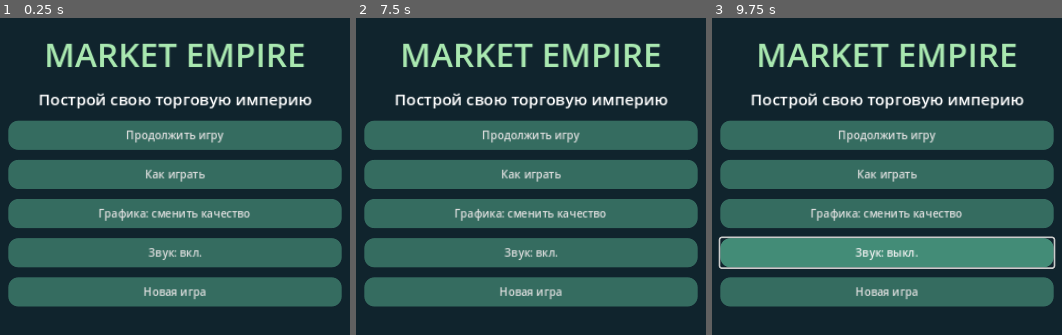
Above: before the commit, frames 1-3 (left to right).
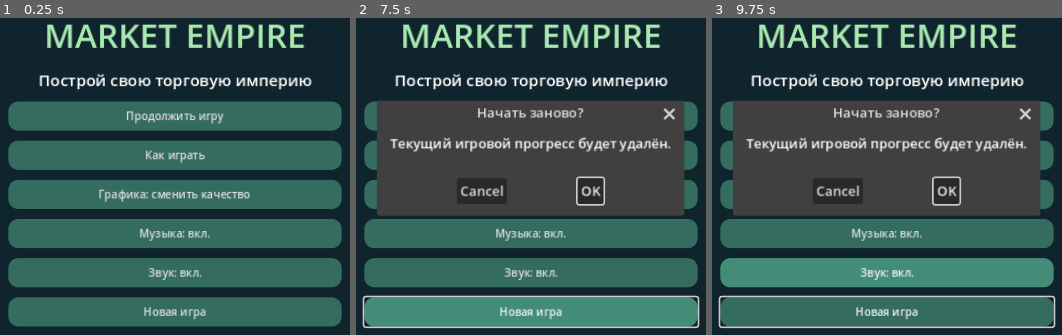
Above: after the commit, the same moments.

Repository: Denis-create-boop/mobile_game
Game: Godot game, scene res://main.tscn
Same seed, same stepped clock (60 frames per second), same inputs: the game is played once before the commit and once after it.
Inputs (mouse positions are in pixels of both pictures, inside the frame that each line leads up to):
- Up to frame 1 (0.25 s): no input
- Up to frame 2 (7.5 s): click "Местный · 6 сек." at 0.5 s; click "Хлеб 8/12 | склад 5 | +5 за 60" at 1.25 s; click (outside the picture) at 2 s, where only the run after the commit has a clickable "Разгрузить / пополнить вручную"; click "Молоко 8/12 | склад 5 | +5 за…" at 2.75 s; click (outside the picture) at 3.5 s, where only the run after the commit has a clickable "Показать все товары"; click "Яблоки 8/12 | склад 5 | +5 за…" at 4.25 s; click "Открыть магазин" at 5 s; click "Меню" at 5.75 s; click "Сохранить" at 6.5 s; click (513, 322) at 7.25 s, where only the run before the commit has a clickable "Поворот влево"
- Up to frame 3 (9.75 s): click (981, 322) at 8 s, where only the run before the commit has a clickable "Поворот вправо"; click "Сброс" at 8.75 s; click "Звук: вкл." at 9.5 s

The runs differ from the first frame. In frame 1, 48% of the frame differs, in the area x 2-98%, y 1-98%; in frame 2, 64%; in frame 3, 67%, in the area x 1-99%, y 1-98%.

Commit message:
Improve rendering with procedural tile material, landscaping, audio and compact catalog

Diff:
--- a/main.gd
+++ b/main.gd
@@ -68,6 +68,11 @@
 var hud: Label
 var hint: Label
 var shop_rows: Array[Button] = []
+var show_locked: bool = false
+var filter_button: Button
+var stock_status: Label
+var music: AudioStreamPlayer
+var music_enabled: bool = true
 var upgrade: Button
 var hire: Button
 var open_button: Button
@@ -87,6 +92,7 @@
 		add_cleaner()
 	build_ui()
 	setup_sound()
+	setup_music()
 	refresh()
 	show_menu()
 
@@ -162,10 +168,11 @@
 	var side = tab_page("Товары")
 	label(side, "ПОСТАВКИ · ПОЛКА / СКЛАД", 15)
 	supplier_button=button(side,"",switch_supplier)
+	info = label(side, "", 13)
+	button(side, "Разгрузить / пополнить вручную", manual_load)
+	filter_button=button(side,"",toggle_catalog)
 	for i in range(GOODS.size()):
 		shop_rows.append(button(side, "", buy.bind(i)))
-	info = label(side, "", 13)
-	button(side, "Разгрузить / пополнить вручную", manual_load)
 	side = tab_page("Стройка")
 	label(side, "РАЗМЕЩЕНИЕ ОБОРУДОВАНИЯ", 14)
 	label(side, "Выберите товар, затем место в зале.", 12)
@@ -201,8 +208,8 @@
 	button(toolbar, "Сохранить", save_game)
 	button(toolbar, "−", func(): visual.zoom(1.15))
 	button(toolbar, "+", func(): visual.zoom(0.87))
-	button(toolbar, "Поворот влево", func(): visual.rotate_view(-1))
-	button(toolbar, "Поворот вправо", func(): visual.rotate_view(1))
+	button(toolbar, "↶", func(): visual.rotate_view(-1))
+	button(toolbar, "↷", func(): visual.rotate_view(1))
 	button(toolbar, "Обзор", func(): visual.overview())
 	button(toolbar, "Сброс", func(): visual.reset_view())
 	hint = label(root, "", 16)
@@ -273,7 +280,9 @@
 
 func refresh():
 	hud.text = "Баланс %d мон.   Ур. %d   Продано %d" % [cash, level, sold]
+	filter_button.text="Показать все товары" if not show_locked else "Только открытые товары"
 	for i in range(GOODS.size()):
+		shop_rows[i].visible=show_locked or shelf_levels[i]>0
 		shop_rows[i].text = "%s %d/%d | склад %d | +5 за %d" % [GOODS[i],stock[i],capacity(i),storage[i],supplier_cost(i)*5]
 		shop_rows[i].disabled = shelf_levels[i]==0 or cash < supplier_cost(i)*5 or storage[i]+delivery[i]+incoming[i]+5 > 40*warehouse_level
 		shelf_buttons[i].text = "%s: %d полок · %d мон." % [GOODS[i],shelf_levels[i],equipment_cost(i)]
@@ -317,7 +326,11 @@
 	save_game()
 
 func expand_shelf(i: int):
-	if shelf_levels[i]>=3 or cash<equipment_cost(i):
+	if shelf_levels[i]>=3 or cash<equipment_cost(i) or not unlocked(i):
+		return
+	if not placements.slice(0,active_slots()).has(-1):
+		message="Нет свободных площадок. Расширьте зал."
+		refresh()
 		return
 	build_kind=i
 	message="Выберите свободную площадку справа от магазина."
@@ -627,7 +640,7 @@
 			saved_storage[i]+=task["amount"]
 	var f=FileAccess.open(SAVE_PATH,FileAccess.WRITE)
 	if f:
-		f.store_string(JSON.stringify({"version":6,"area_level":area_level,"reputation":re …(621 unchanged characters)…
+		f.store_string(JSON.stringify({"version":7,"music_enabled":music_enabled,"area_level":area_level,"reputation":re …(621 unchanged characters)…
 
 func load_game():
 	if not FileAccess.file_exists(SAVE_PATH):
@@ -638,6 +651,7 @@
 	cash=int(data.get("cash",500))
 	supplier=clampi(int(data.get("supplier",0)),0,2)
 	muted=bool(data.get("muted",false))
+	music_enabled=bool(data.get("music_enabled",true))
 	rewards=data.get("rewards",[])
 	level=maxi(1,int(data.get("level",1)))
 	area_level=clampi(int(data.get("area_level",1)),1,2)
@@ -744,6 +758,8 @@
 	button(column,"Продолжить игру",func(): menu.hide())
 	button(column,"Как играть",show_help)
 	button(column,"Графика: сменить качество",func(): visual.toggle_quality())
+	var mb=button(column,"Музыка: "+("вкл." if music_enabled else "выкл."),toggle_music)
+	mb.name="MusicToggle"
 	var toggle=button(column,"Звук: "+("выкл." if muted else "вкл."),toggle_sound)
 	toggle.name="SoundToggle"
 	button(column,"Новая игра",confirm_reset)
@@ -860,3 +876,51 @@
 	if move_actor(actor,path[0],delta,speed):
 		path.pop_front()
 	return path.is_empty()
+
+func toggle_catalog():
+	show_locked=not show_locked
+	refresh()
+
+func toggle_music():
+	music_enabled=not music_enabled
+	if music_enabled:
+		music.play()
+	else:
+		music.stop()
+	var b=menu.find_child("MusicToggle",true,false)
+	if b!=null:
+		b.text="Музыка: "+("вкл." if music_enabled else "выкл.")
+	save_game()
+
+# Original synthesized ambient accompaniment. No third-party recordings.
+func setup_music():
+	music=AudioStreamPlayer.new()
+	music.volume_db=-19
+	add_child(music)
+	var wav=AudioStreamWAV.new()
+	wav.format=AudioStreamWAV.FORMAT_16_BITS
+	wav.mix_rate=22050
+	var seconds=16
+	var samples=seconds*22050
+	var bytes=PackedByteArray()
+	bytes.resize(samples*2)
+	var chords=[[48,55,60,64],[45,52,57,60],[41,48,53,57],[43,50,55,59]]
+	for i in range(samples):
+		var t=float(i)/22050.0
+		var chord=chords[mini(3,floori(t/4.0))]
+		var local=fmod(t,4.0)
+		var env=minf(1.0,local*3.0)*minf(1.0,(4.0-local)*3.0)
+		var tone=0.0
+		for note in chord:
+			var hz=440.0*pow(2.0,(float(note)-69.0)/12.0)
+			tone+=sin(TAU*hz*t)*0.17+sin(TAU*hz*2.0*t)*0.025
+		var beat=fmod(t,0.5)
+		var pitch=float(chord[floori(local*2.0)%4])+12.0
+		var melody=sin(TAU*440.0*pow(2.0,(pitch-69.0)/12.0)*t)*exp(-beat*7.0)*minf(1.0,beat*100.0)*0.13
+		bytes.encode_s16(i*2,roundi((tone*env+melody)*10000))
+	wav.data=bytes
+	wav.loop_mode=AudioStreamWAV.LOOP_FORWARD
+	wav.loop_end=samples
+	music.stream=wav
+	if music_enabled:
+		music.play()
--- a/project.godot
+++ b/project.godot
@@ -10,9 +10,12 @@
 window/size/viewport_width=960
 window/size/viewport_height=540
 window/stretch/mode="canvas_items"
+window/stretch/aspect="expand"
 window/handheld/orientation=0
 
 [rendering]
 renderer/rendering_method="gl_compatibility"
 renderer/rendering_method.mobile="gl_compatibility"
-environment/defaults/default_clear_color=Color(0.06,0.11,0.14,1)
+environment/defaults/default_clear_color=Color(0.045,0.075,0.09,1)
+lights_and_shadows/directional_shadow/size=4096
+lights_and_shadows/directional_shadow/size.mobile=2048
--- a/store_visual.gd
+++ b/store_visual.gd
@@ -48,7 +48,7 @@
 	viewport = SubViewport.new()
 	viewport.size = Vector2i(640,420)
 	viewport.own_world_3d = true
-	viewport.msaa_3d = Viewport.MSAA_2X
+	viewport.msaa_3d = Viewport.MSAA_4X
 	viewport.render_target_update_mode = SubViewport.UPDATE_ALWAYS
 	add_child(viewport)
 	stage = Node3D.new()
@@ -56,7 +56,7 @@
 	var env = WorldEnvironment.new()
 	var e = Environment.new()
 	e.background_mode = Environment.BG_COLOR
-	e.background_color = Color("#40565c")
+	e.background_color = Color("#718b91")
 	e.ambient_light_source = Environment.AMBIENT_SOURCE_COLOR
 	e.ambient_light_color = Color("#c4d5d4")
 	e.ambient_light_energy = 0.35
@@ -67,7 +67,9 @@
 	light.light_energy = 0.65
 	scene_light=light
 	light.shadow_enabled = true
-	light.directional_shadow_max_distance=45.0
+	light.directional_shadow_max_distance=30.0
+	light.shadow_bias=0.12
+	light.shadow_normal_bias=0.35
 	stage.add_child(light)
 	camera = Camera3D.new()
 	camera.projection = Camera3D.PROJECTION_ORTHOGONAL
@@ -80,25 +82,32 @@
 	build_extension()
 	decorate_store()
 	add_details()
+	add_landscaping()
 	reset_view()
 	status_label = Label.new()
 	status_label.position = Vector2(12,8)
 	status_label.mouse_filter=Control.MOUSE_FILTER_IGNORE
 	status_label.add_theme_font_size_override("font_size",18)
 	status_label.add_theme_color_override("font_color",Color("#fff1d8"))
+	status_label.add_theme_color_override("font_shadow_color",Color("#172b32"))
+	status_label.add_theme_constant_override("shadow_offset_x",1)
+	status_label.add_theme_constant_override("shadow_offset_y",2)
 	add_child(status_label)
 	sales_label = Label.new()
 	sales_label.mouse_filter=Control.MOUSE_FILTER_IGNORE
 	sales_label.set_anchors_and_offsets_preset(Control.PRESET_BOTTOM_LEFT)
 	sales_label.position = Vector2(12, size.y-30)
-	sales_label.add_theme_color_override("font_color",Color("#193d36"))
+	sales_label.add_theme_color_override("font_color",Color("#ffffff"))
+	sales_label.add_theme_color_override("font_shadow_color",Color("#172b32"))
+	sales_label.add_theme_constant_override("shadow_offset_x",1)
+	sales_label.add_theme_constant_override("shadow_offset_y",2)
 	add_child(sales_label)
 
 func reset_view():
 	orbit=0.70
-	camera_zoom=10.8
-	zoom_goal=10.8
-	focus=Vector3(0,0.5,0)
+	camera_zoom=12.2
+	zoom_goal=12.2
+	focus=Vector3(-0.5,0.5,0.3)
 	focus_goal=focus
 	update_camera()
 
@@ -220,10 +229,7 @@
 	var mint = Color("#398675")
 	var cream = Color("#cdbda2")
 	box(stage,Vector3(0,-0.32,0),Vector3(10.4,0.5,8.4),Color("#688e82"))
-	for x in range(10):
-		for z in range(8):
-			var shade = Color("#b6a78b") if (x+z)%2==0 else Color("#c8bba0")
-			box(stage,Vector3(x-4.5,-0.04,z-3.5),Vector3(0.98,0.08,0.98),shade)
+	make_floor(stage,Vector3(0,-0.05,0),Vector2(10,8),Color("#c3ae91"))
 	box(stage,Vector3(0,0.95,-4.0),Vector3(10.3,1.9,0.18),cream)
 	box(stage,Vector3(-5,0.95,0),Vector3(0.18,1.9,8),cream)
 	box(stage,Vector3(0,1.98,-4.0),Vector3(10.45,0.17,0.29),mint)
@@ -360,18 +366,13 @@
 	var wood=Color("#b88c62")
 	# Additional retail wing with accessible construction pads.
 	box(stage,Vector3(8.6,-0.29,0),Vector3(8.2,0.48,8.4),Color("#688e82"))
-	for x in range(8):
-		for z in range(8):
-			var color=Color("#b6a78b") if (x+z)%2==0 else Color("#c8bba0")
-			box(stage,Vector3(5.1+x,-0.04,z-3.5),Vector3(0.98,0.08,0.98),color)
+	make_floor(stage,Vector3(8.6,-0.05,0),Vector2(8.2,8),Color("#c3ae91"))
 	box(stage,Vector3(8.6,0.85,-4),Vector3(8.3,1.7,0.18),cream)
 	box(stage,Vector3(8.6,1.77,-4),Vector3(8.3,0.12,0.26),mint)
 	annex=Node3D.new()
 	stage.add_child(annex)
 	box(annex,Vector3(8.6,-0.29,5.8),Vector3(8.2,0.48,4.4),Color("#688e82"))
-	for x in range(8):
-		for z in range(4):
-			box(annex,Vector3(5.1+x,-0.04,4.0+z),Vector3(0.98,0.08,0.98),Color("#b6a78b") if (x+z)%2==0 else Color("#c8bba0"))
+	make_floor(annex,Vector3(8.6,-0.05,5.8),Vector2(8.2,4.4),Color("#c3ae91"))
 	for i in range(12):
 		var center: Vector3=game.build_slot(i)
 		var pad=box(stage,center+Vector3(0,0.015,0),Vector3(2.4,0.035,1.65),Color("#91bdab"))
@@ -622,6 +623,52 @@
 
 func toggle_quality():
 	quality_high=not quality_high
-	viewport.msaa_3d=Viewport.MSAA_2X if quality_high else Viewport.MSAA_DISABLED
+	viewport.msaa_3d=Viewport.MSAA_4X if quality_high else Viewport.MSAA_DISABLED
 	scene_light.shadow_enabled=quality_high
 	stretch_shrink=1 if quality_high else 2
+
+# A single textured floor surface replaces hundreds of individual tile meshes.
+func make_floor(parent: Node3D, pos: Vector3, dimensions: Vector2, base: Color):
+	var plane=PlaneMesh.new()
+	plane.size=dimensions
+	var tile=mesh(parent,plane,pos+Vector3(0,0.055,0),base)
+	var shader=Shader.new()
+	shader.code="""shader_type spatial;
+render_mode diffuse_burley;
+uniform vec3 tint : source_color;
+varying vec3 world_position;
+void vertex(){world_position=(MODEL_MATRIX*vec4(VERTEX,1.0)).xyz;}
+void fragment(){
+ vec2 coord=world_position.xz;
+ vec2 cell=floor(coord);
+ vec2 uv=fract(coord);
+ float edge=min(min(uv.x,1.0-uv.x),min(uv.y,1.0-uv.y));
+ float grout=smoothstep(0.012,0.028,edge);
+ float variation=fract(sin(dot(cell,vec2(12.9898,78.233)))*43758.5453);
+ float grain=sin(coord.x*155.0+sin(coord.y*52.0))*0.012;
+ vec3 tile_color=tint*(0.92+variation*0.10+grain);
+ ALBEDO=mix(tint*0.60,tile_color,grout);
+ ROUGHNESS=0.86;
+}"""
+	var material=ShaderMaterial.new()
+	material.shader=shader
+	material.set_shader_parameter("tint",base)
+	tile.material_override=material
+
+func add_landscaping():
+	var asphalt=Color("#526366")
+	var grass=Color("#658b68")
+	var concrete=Color("#b7b2a2")
+	box(stage,Vector3(2,-0.56,1),Vector3(24,0.2,17),grass)
+	box(stage,Vector3(2,-0.43,6.5),Vector3(23.5,0.13,4.7),asphalt)
+	box(stage,Vector3(2,-0.33,4.45),Vector3(23.5,0.18,0.65),concrete)
+	for i in range(12):
+		box(stage,Vector3(-8+i*1.8,-0.35,7.2),Vector3(0.9,0.025,0.07),Color("#e4d9aa"))
+	for pos in [Vector3(-8.5,-0.3,-4.7),Vector3(3.9,-0.3,-5.1),Vector3(12.8,-0.3,-4.8)]:
+		cylinder(stage,pos+Vector3(0,0.8,0),0.13,1.6,Color("#805d43"))
+		ball(stage,pos+Vector3(0,1.9,0),Vector3(1.5,1.75,1.5),grass.darkened(0.12))
+		ball(stage,pos+Vector3(0.36,1.6,0.13),Vector3(0.9,1.0,1.0),grass.lightened(0.12))
+	# Warm metal bins and a little storefront bench.
+	box(stage,Vector3(-0.8,0.28,4.12),Vector3(1.7,0.13,0.42),Color("#a8794b"))
+	for x in [-1.5,-0.1]:
+		box(stage,Vector3(x,0.03,4.12),Vector3(0.1,0.45,0.35),Color("#39494c"))
